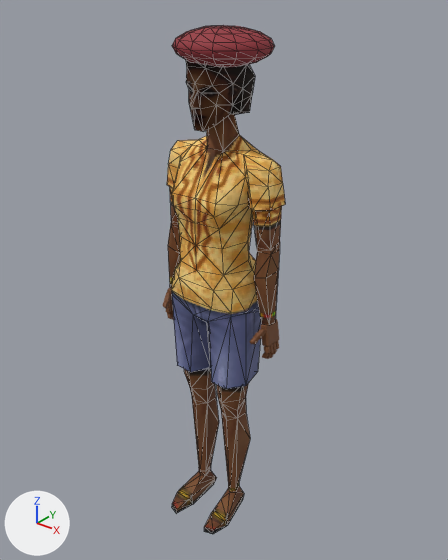
One commit to the glTF model assets/models/actors/npc_maya.glb: the scene before it, then after it.
Before and after are seen from a 50 mm camera at (1.209, -1.48, 1.906) aimed at (0.003, 0.028, 0.971). The lights are fixed; the arrows at lower left show +X, +Y and +Z. The picture after the commit comes second. Mesh edges are drawn as thin lines on the coarser meshes.

Names of what the first picture shows: 'Sphere', 'npc_maya_body', 'npc_maya_hair', 'npc_maya_hand_L' and 1 more.
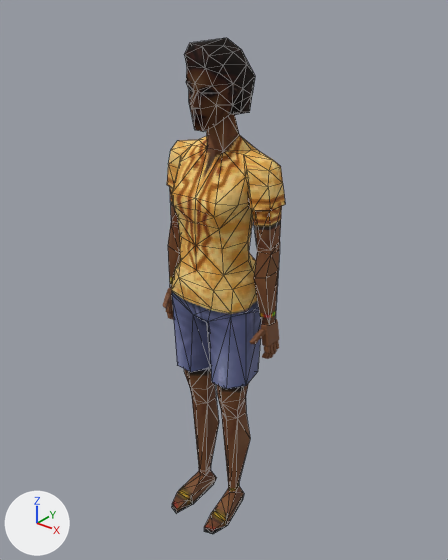
The newer file is also turned or shifted as a whole; pictures and numbers use the older file's frame.

Changed parts and their boxes (x1, y1, x2, y2) in the pictures (448 x 560 px):
'Sphere', deleted (red): before (172, 25, 275, 67)
'npc_maya_head', unchanged, uncovered by the edit: after (184, 38, 255, 132)
'npc_maya_hair', unchanged, covered by the edit: before (185, 59, 255, 132)

The edits, one by one:
Object 'Sphere' (ob_sphere) is deleted.
